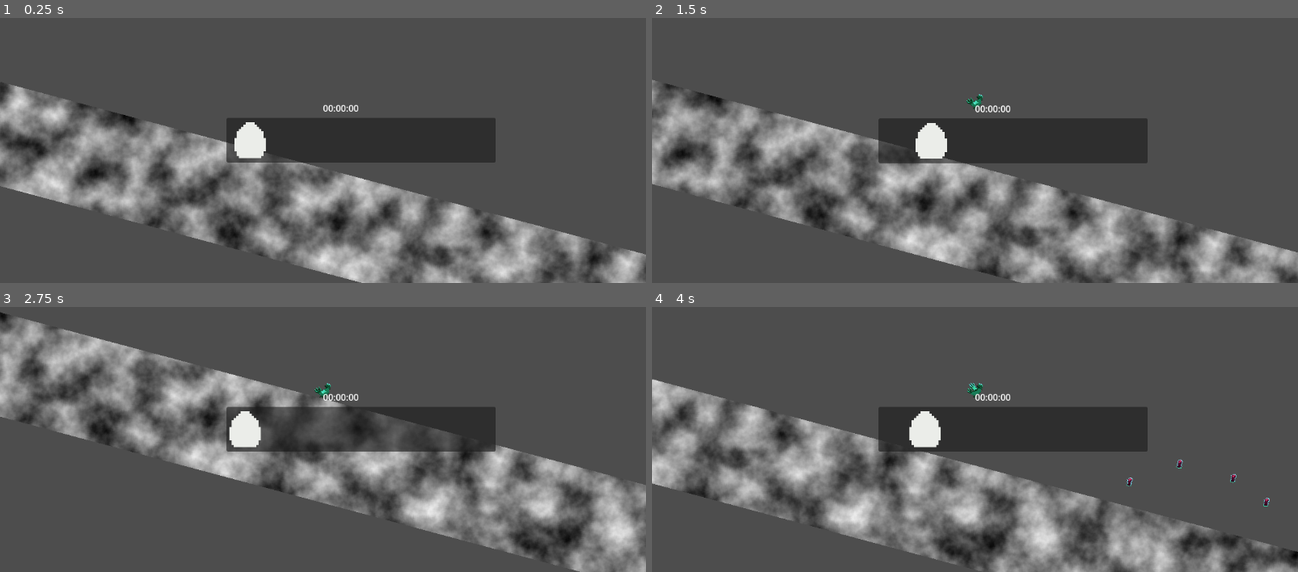
Above: before the commit, frames 1-4 (two rows, left to right).
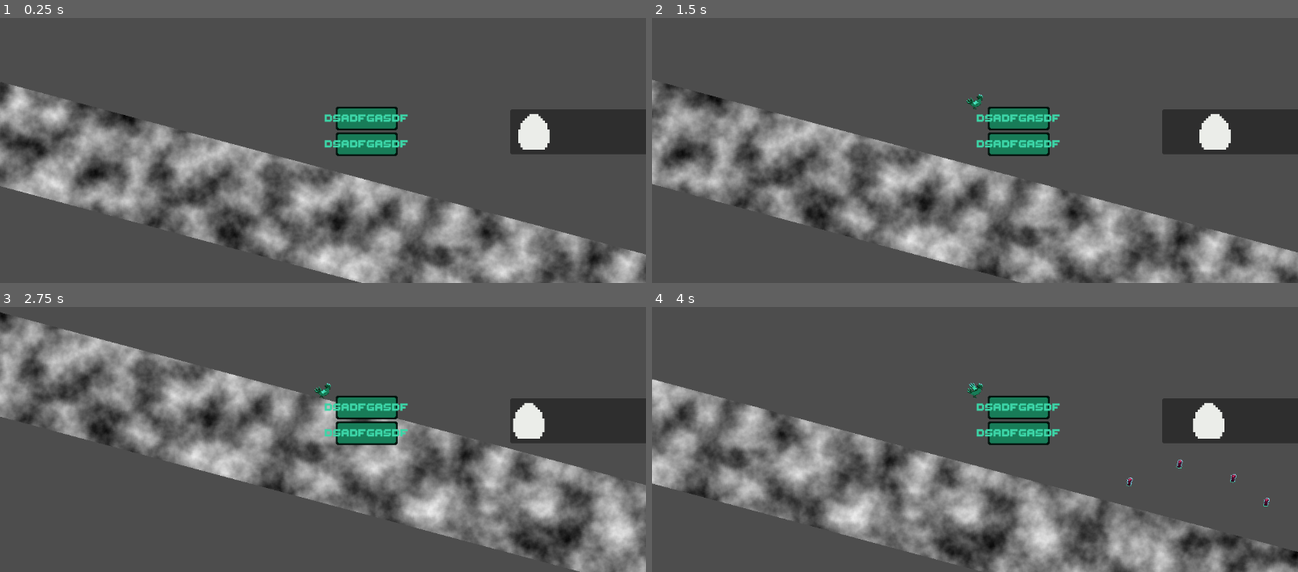
Above: after the commit, the same moments.

Repository: SinusMs/minijam-187
Game: Godot game, scene res://levels/ferdi_level_testink.tscn
Same seed, same stepped clock (60 frames per second), same inputs: the game is played once before the commit and once after it. This scene is started directly instead of the project's main scene. The engine's default icon, where the game draws it, is replaced by a stand-in: a white triangle on a blue panel in a dark square.
Inputs:
- Up to frame 1 (0.25 s): no input
- Up to frame 2 (1.5 s): tap Enter (evolve) at 0.5, 0.6 s; hold D (right) 0.53-1.28 s; tap Space (jump) at 0.77 s; hold A (left) from 1.28 s (still down); tap P (shake) at 1.35 s
- Up to frame 3 (2.75 s): tap Space (jump) at 1.52 s; release A (left) at 2.03 s; hold D (right) from 2.03 s (still down); hold R from 2.03 s (still down)
- Up to frame 4 (4 s): release R at 2.78 s; tap Enter (evolve) at 2.85 s; tap Space (jump) at 3.02, 3.77 s; release D (right) at 3.53 s; hold A (left) from 3.53 s (still down); tap P (shake) at 3.6 s

The runs differ from the first frame. In frame 1, 11% of the frame differs, in the area x 35-100%, y 32-55%; in frame 2, 11%; in frame 3, 11%; in frame 4, 11%.
Error after the commit: Invalid access to property or key 'Stopwatch:<Label#41188066880>' on a base object of type 'Dictionary'. (res://ui/hud.gd:36)

Commit message:
added pstandard panel, minor changes in progress bar

Diff:
--- /dev/null
+++ b/assets/ressources/styletheme.tres
@@ -0,0 +1,3 @@
+[gd_resource type="Theme" format=3 uid="uid://b7eooto7agd6s"]
+
+[resource]
--- a/globals/signalbus.gd
+++ b/globals/signalbus.gd
@@ -5,6 +5,8 @@
 
 signal egg_broke
 
+signal egg_laid
+
 signal pickup_picked(type: Pickup)
 
 signal name_entered(name: String)
--- a/globals/utils.gd
+++ b/globals/utils.gd
@@ -5,9 +5,11 @@
 
 var crt: bool = false
 
-var spent_generations: int = 0
+var generation: int = 0
 
 var total_pickups_eaten: int = 0
+var current_pickups: int = 0
+var needed_pickups: int = 0
 
 var progress: float = 0.0
 
--- a/ui/hud.gd
+++ b/ui/hud.gd
@@ -1,9 +1,6 @@
 extends Control
 class_name HUD
 
-@export var stopwatch_label: Label
-
-var stopwatch: Stopwatch
 
 ######### screenshake variables
 @export var randomShakeStrength: float = 30.0
@@ -15,17 +12,15 @@
 
 func _ready() -> void:
 	process_mode = Node.PROCESS_MODE_ALWAYS
-	stopwatch = get_tree().get_first_node_in_group("stopwatch")
 
 	# screenshake init
 	SignalBus.egg_broke.connect(shake_hud)
 	for child in get_children():
-		if child is CanvasLayer: continue
+		if child is CanvasLayer or child is Node: continue
 		original_pos[child] = child.position
 
 
 func _process(delta: float) -> void:
-	update_stopwatch_label()
 
 	# screenshake test trigger, shake with P
 	if Input.is_action_just_pressed("shake"):
@@ -40,10 +35,9 @@
 				continue
 			child.position = original_pos[child] + randomOffset()
 
+	$GenerationPanel.text = "Gen: %d" % [Utils.generation]
+	$PickupPanel.text = "%d / %d" % [Utils.current_pickups, Utils.needed_pickups]
 
-func update_stopwatch_label() -> void:
-	# stopwatch_label.text = stopwatch.time_to_string()
-	pass
 
 ######## screen shake
 func shake_hud() -> void:
--- a/ui/hud.tscn
+++ b/ui/hud.tscn
@@ -6,30 +6,32 @@
 [ext_resource type="PackedScene" uid="uid://d1m3go1td7shd" path="res://globals/chicken_game_music.tscn" id="4_7ihmi"]
 [ext_resource type="PackedScene" uid="uid://dh6ykrcsstbav" path="res://ui/pause_menu.tscn" id="5_en2x2"]
 [ext_resource type="PackedScene" uid="uid://brvm602igwqwq" path="res://ui/progress_bar.tscn" id="6_1v5rv"]
+[ext_resource type="PackedScene" uid="uid://duwku4fnxdm76" path="res://ui/standard_panel.tscn" id="8_srpbi"]
+[ext_resource type="PackedScene" uid="uid://kva23e0islsy" path="res://ui/stopwatch.tscn" id="9_spcu4"]
 
-[node name="HUD" type="Control" node_paths=PackedStringArray("stopwatch_label")]
+[node name="HUD" type="Control"]
 layout_mode = 3
 anchors_preset = 0
 script = ExtResource("1_rbyyf")
-stopwatch_label = NodePath("VBoxContainer/HBoxContainer/StopwatchLabel")
 shakeFade = 20.0
 
-[node name="VBoxContainer" type="VBoxContainer" parent="."]
+[node name="Stopwatch" parent="." instance=ExtResource("9_spcu4")]
+layout_mode = 0
+offset_left = 979.0
+offset_top = 29.0
+offset_right = 980.0
+offset_bottom = 57.0
+
+[node name="SingleIconProgressBar" parent="." instance=ExtResource("6_1v5rv")]
 layout_mode = 2
-offset_right = 64.0
-offset_bottom = 40.0
-
-[node name="HBoxContainer" type="HBoxContainer" parent="VBoxContainer"]
-layout_mode = 2
-
-[node name="StopwatchLabel" type="Label" parent="VBoxContainer/HBoxContainer"]
-layout_mode = 2
-text = "00:00:00"
-
-[node name="SingleIconProgressBar" parent="VBoxContainer/HBoxContainer" instance=ExtResource("6_1v5rv")]
-layout_mode = 2
+offset_left = 334.0
+offset_top = 14.0
+offset_right = 334.0
+offset_bottom = 37.0
+size_flags_horizontal = 4
 
 [node name="EnterName" parent="." instance=ExtResource("2_276te")]
+visible = false
 position = Vector2(514, 235)
 
 [node name="Leaderboard" parent="." instance=ExtResource("3_546lt")]
@@ -45,7 +47,16 @@
 [node name="ChickenGameMusic" parent="." instance=ExtResource("4_7ihmi")]
 autoplay = true
 
-[node name="GenerationLabel" type="Label" parent="."]
+[node name="GenerationPanel" parent="." instance=ExtResource("8_srpbi")]
 layout_mode = 0
-offset_right = 40.0
-offset_bottom = 23.0
+offset_left = 23.0
+offset_top = 55.0
+offset_right = 133.0
+offset_bottom = 97.0
+
+[node name="PickupPanel" parent="." instance=ExtResource("8_srpbi")]
+layout_mode = 0
+offset_left = 23.0
+offset_top = 9.0
+offset_right = 133.0
+offset_bottom = 51.0
--- a/ui/progress_bar.tscn
+++ b/ui/progress_bar.tscn
@@ -5,24 +5,14 @@
 
 [node name="SingleIconProgressBar" type="Control"]
 layout_mode = 3
-anchors_preset = 15
-anchor_right = 1.0
-anchor_bottom = 1.0
-grow_horizontal = 2
-grow_vertical = 2
+anchors_preset = 0
 script = ExtResource("1_gtq4w")
 
 [node name="Panel" type="Panel" parent="."]
 custom_minimum_size = Vector2(64, 16)
 layout_mode = 1
-anchors_preset = 5
-anchor_left = 0.5
-anchor_right = 0.5
-offset_left = -240.0
-offset_top = 29.0
-offset_right = 240.0
-offset_bottom = 109.0
-grow_horizontal = 2
+offset_right = 480.0
+offset_bottom = 80.0
 size_flags_horizontal = 4
 size_flags_vertical = 4
 
--- /dev/null
+++ b/ui/standard_panel.gd
@@ -0,0 +1,6 @@
+extends Panel
+
+@export var text: String
+
+func _ready() -> void:
+	$Label.text = text
--- /dev/null
+++ b/ui/standard_panel.tscn
@@ -0,0 +1,33 @@
+[gd_scene load_steps=5 format=3 uid="uid://duwku4fnxdm76"]
+
+[ext_resource type="Texture2D" uid="uid://dyfe21mgkaxad" path="res://assets/button.png" id="1_cpm4b"]
+[ext_resource type="Script" uid="uid://dlyq24hvum4wl" path="res://ui/standard_panel.gd" id="2_ckbl2"]
+[ext_resource type="FontFile" uid="uid://4te7loletvh6" path="res://assets/font/ThaleahFat.ttf" id="3_ckbl2"]
+
+[sub_resource type="StyleBoxTexture" id="StyleBoxTexture_tx66a"]
+texture = ExtResource("1_cpm4b")
+texture_margin_left = 5.26316
+texture_margin_top = 5.1106
+texture_margin_right = 5.33944
+texture_margin_bottom = 5.52807
+region_rect = Rect2(0, 0.0945835, 64, 31.9054)
+
+[node name="Panel" type="Panel"]
+offset_right = 64.0
+offset_bottom = 20.0
+theme_override_styles/panel = SubResource("StyleBoxTexture_tx66a")
+script = ExtResource("2_ckbl2")
+text = "dsadfgasdf"
+
+[node name="Label" type="Label" parent="."]
+layout_mode = 1
+anchors_preset = 15
+anchor_right = 1.0
+anchor_bottom = 1.0
+grow_horizontal = 2
+grow_vertical = 2
+theme_override_colors/font_color = Color(0.235294, 0.835294, 0.654902, 1)
+theme_override_fonts/font = ExtResource("3_ckbl2")
+theme_override_font_sizes/font_size = 30
+horizontal_alignment = 1
+vertical_alignment = 1
--- a/ui/stopwatch.gd
+++ b/ui/stopwatch.gd
@@ -1,4 +1,4 @@
-extends Node
+extends Label
 class_name Stopwatch
 
 var time = 0.0
@@ -13,6 +13,8 @@
 		return
 	time += delta
 
+	text = time_to_string()
+
 func reset() -> void:
 	time = 0.0
 
@@ -25,7 +27,7 @@
 func get_time() -> float:
 	return time
 
-func timo_to_string() -> String:
+func time_to_string() -> String:
 	# format time as cool string (00 : 00 : 00)
 	var msec = fmod(time, 1) * 1000
 	var sec = fmod(time, 60)
--- a/ui/stopwatch.tscn
+++ b/ui/stopwatch.tscn
@@ -1,6 +1,11 @@
-[gd_scene load_steps=2 format=3 uid="uid://kva23e0islsy"]
+[gd_scene load_steps=3 format=3 uid="uid://kva23e0islsy"]
 
 [ext_resource type="Script" uid="uid://ddarmiw6nfcor" path="res://ui/stopwatch.gd" id="1_jewno"]
+[ext_resource type="FontFile" uid="uid://4te7loletvh6" path="res://assets/font/ThaleahFat.ttf" id="1_msaew"]
 
-[node name="Stopwatch" type="Node"]
+[node name="Stopwatch" type="Label"]
+theme_override_colors/font_color = Color(0.235294, 0.835294, 0.654902, 1)
+theme_override_colors/font_outline_color = Color(0.00784314, 0.0745098, 0.0509804, 1)
+theme_override_fonts/font = ExtResource("1_msaew")
+theme_override_font_sizes/font_size = 30
 script = ExtResource("1_jewno")
Binary file added: aseprite/button.aseprite
Binary file added: assets/button.png
Not shown, added: assets/button.png.import
Not shown: 1 places in ui/hud.tscn that only renumber resources
Not shown, added: ui/standard_panel.gd.uid
